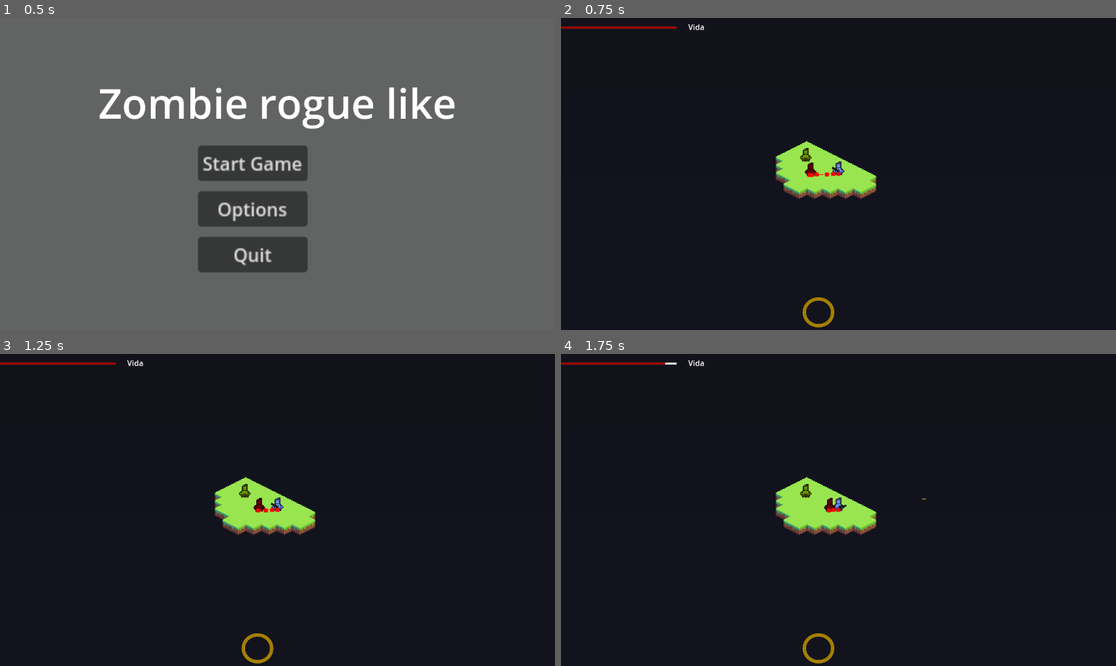
Above: before the commit, frames 1-4 (two rows, left to right).
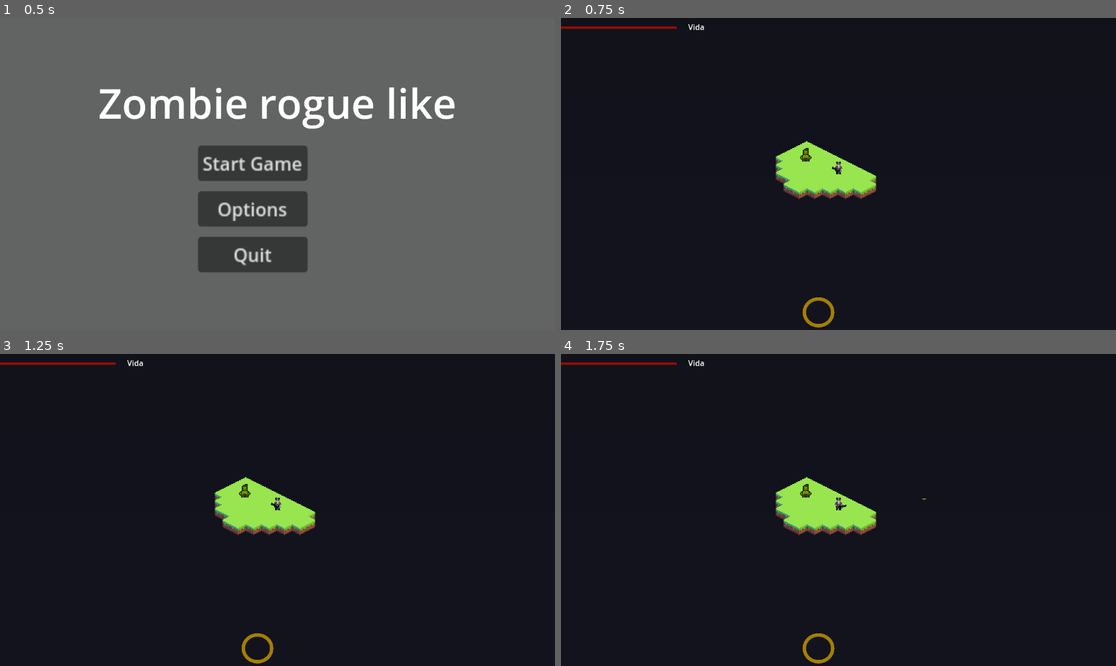
Above: after the commit, the same moments.

Repository: Kennykiller36/project-rogue-zombie
Game: Godot game, scene res://scenes/main_menu_scene/main_menu.tscn
The game is run twice, just before and just after one commit, with the same random seed, the same clock (stepped at 60 frames per second) and the same inputs.
Inputs (mouse positions are in pixels of both pictures, inside the frame that each line leads up to):
- Up to frame 1 (0.5 s): no input
- Up to frame 2 (0.75 s): click "Start Game" at 0.5 s
- Up to frame 3 (1.25 s): no input
- Up to frame 4 (1.75 s): tap Enter at 1.25 s; move the mouse to (960, 494) at 1.27 s; hold C (addHabilidade) from 1.28 s (still down); click (960, 494) at 1.42 s

Frame 1 is identical in both runs. In frame 2, 0.2% of the frame differs, in the area x 43-52%, y 45-52%; in frame 3, 0.1%; in frame 4, 0.1%.

Commit message:
add personagem do prisioneiro e policial

Diff:
--- a/entidades/arma/arma.gd
+++ b/entidades/arma/arma.gd
@@ -1,14 +1,10 @@
 extends Node2D
 
-@export var tipo_arma: int = 1 # 1 = Pistol, 2 = Shotgun
+@export var tipo_arma: int = 1
 @export var weapon_data: WeaponData
 @onready var sprite: Sprite2D = $Sprite2D
 
 var fire_timer: float = 0.0
-
-func _ready() -> void:
-	if weapon_data == null:
-		setup_weapon(tipo_arma)
 
 func setup_weapon(weapon_type: int) -> void:
 	tipo_arma = weapon_type
--- a/entidades/player/player.gd
+++ b/entidades/player/player.gd
@@ -35,19 +35,18 @@
 	else:
 		push_warning("BarraDeHp não encontrada")
 
+
+
 func player_init() -> void:
 	if player_data == null:
 		push_error("PlayerData não atribuído!")
 		return
-
 	saude = player_data.saudeMaxima
 	max_speed = player_data.velocidade
 	acceleration = max_speed / TIME_TO_MAX_SPEED
 	friction = max_speed / TIME_TO_STOP
 	turn_speed = max_speed / TIME_TO_TURN
-
 	componente_sprite.texture = player_data.sprite
-
 	componente_arma.setup_weapon(player_data.armaInicial)
 
 func _physics_process(delta: float) -> void:
@@ -67,24 +66,20 @@
 			velocity -= velocity.normalized() * friction * delta
 			if velocity.length() < min_speed:
 				velocity = Vector2.ZERO
-
 	move_and_slide()
 
 
 func aumentar_vida() -> void:
 	if saude >= player_data.saudeMaxima:
 		return
-
 	saude = min(saude + 10, player_data.saudeMaxima)
 	barra_hp.hp = saude
 
 func diminuir_vida(dano: int) -> void:
 	if saude <= 0:
 		return
-
 	saude = max(saude - dano, 0)
 	barra_hp.hp = saude
-
 	if saude == 0:
 		morrer()
 
@@ -94,16 +89,15 @@
 func aumentar_habilidade() -> void:
 	if carga_habilidade >= 100:
 		return
-
 	carga_habilidade = min(carga_habilidade + 10, 100)
 	barra_habilidade.carga_habilidade = carga_habilidade
 
 func usarHabilidade() -> void:
 	if carga_habilidade < 100:
 		return
-
 	carga_habilidade = 0
 	barra_habilidade.carga_habilidade = carga_habilidade
+	print("A sua habilidade é: "+player_data.habilidadeEspecial)
 
 func _input(event: InputEvent) -> void:
 	if event.is_action_pressed("addHealth"):
--- a/entidades/player/player.tscn
+++ b/entidades/player/player.tscn
@@ -1,7 +1,6 @@
-[gd_scene load_steps=8 format=3 uid="uid://chrmr726s6myt"]
+[gd_scene load_steps=7 format=3 uid="uid://chrmr726s6myt"]
 
 [ext_resource type="Script" uid="uid://c5f7yjum14e4p" path="res://entidades/player/player.gd" id="1_rkbax"]
-[ext_resource type="Resource" uid="uid://c5b22pb2nx8ov" path="res://entidades/player/player1.tres" id="2_hfl1g"]
 [ext_resource type="PackedScene" uid="uid://cg3eyv0nu1nv3" path="res://entidades/arma/arma.tscn" id="4_hfl1g"]
 [ext_resource type="PackedScene" uid="uid://cxt56vn25i6xo" path="res://scenes/HUD/canvas_hud.tscn" id="5_3euvj"]
 
@@ -33,7 +32,6 @@
 collision_mask = 3
 motion_mode = 1
 script = ExtResource("1_rkbax")
-player_data = ExtResource("2_hfl1g")
 
 [node name="CollisionShape2D" type="CollisionShape2D" parent="."]
 shape = SubResource("CircleShape2D_kqu6x")
@@ -41,6 +39,7 @@
 [node name="SpritePlayer" type="Sprite2D" parent="."]
 texture_filter = 1
 position = Vector2(0, -6)
+scale = Vector2(0.035924938, 0.035924938)
 
 [node name="CanvasHud" parent="." instance=ExtResource("5_3euvj")]
 
--- a/entidades/player/player1.tres
+++ /dev/null
@@ -1,13 +0,0 @@
-[gd_resource type="Resource" script_class="PlayerData" load_steps=3 format=3 uid="uid://c5b22pb2nx8ov"]
-
-[ext_resource type="Script" uid="uid://bgh1681waghfl" path="res://entidades/player/player_data.gd" id="1_d4x6c"]
-[ext_resource type="Texture2D" uid="uid://dk8cy5t0xs3nx" path="res://sprites/personagens_principais/player.png" id="2_qwv7d"]
-
-[resource]
-script = ExtResource("1_d4x6c")
-ID = "1"
-saudeMaxima = 100
-habilidadeEspecial = "DizerOlaMundo"
-velocidade = 20.0
-sprite = ExtResource("2_qwv7d")
-armaInicial = 1
--- /dev/null
+++ b/entidades/player/policial.tres
@@ -0,0 +1,13 @@
+[gd_resource type="Resource" script_class="PlayerData" load_steps=3 format=3 uid="uid://c5b22pb2nx8ov"]
+
+[ext_resource type="Script" uid="uid://bgh1681waghfl" path="res://entidades/player/player_data.gd" id="1_ecank"]
+[ext_resource type="Texture2D" uid="uid://b1pquuwgig0g6" path="res://sprites/personagens_principais/Policial_Martin.png" id="2_amcdb"]
+
+[resource]
+script = ExtResource("1_ecank")
+ID = "1"
+saudeMaxima = 100
+habilidadeEspecial = "DizerOlaPolicial"
+velocidade = 20.0
+sprite = ExtResource("2_amcdb")
+armaInicial = 1
--- /dev/null
+++ b/entidades/player/prisioneiro.tres
@@ -0,0 +1,13 @@
+[gd_resource type="Resource" script_class="PlayerData" load_steps=3 format=3 uid="uid://c3xb0fjmpumj8"]
+
+[ext_resource type="Script" uid="uid://bgh1681waghfl" path="res://entidades/player/player_data.gd" id="1_00bkn"]
+[ext_resource type="Texture2D" uid="uid://cey3nm07q1xyr" path="res://sprites/personagens_principais/Prisioneiro_Enzo.png" id="2_52gam"]
+
+[resource]
+script = ExtResource("1_00bkn")
+ID = "1"
+saudeMaxima = 100
+habilidadeEspecial = "DizerOlaPrisioneiro"
+velocidade = 20.0
+sprite = ExtResource("2_52gam")
+armaInicial = 2
--- a/scenes/test_scene/test_scene.tscn
+++ b/scenes/test_scene/test_scene.tscn
@@ -4,8 +4,8 @@
 [ext_resource type="Script" uid="uid://q7y4enmoao35" path="res://scenes/test_scene/game_scene_controller.gd" id="1_l4ihe"]
 [ext_resource type="Script" uid="uid://bvbd48pvuv0np" path="res://scenes/test_scene/tile_map_layer.gd" id="2_qicnp"]
 [ext_resource type="PackedScene" uid="uid://chrmr726s6myt" path="res://entidades/player/player.tscn" id="3_xkp7d"]
+[ext_resource type="Resource" uid="uid://c5b22pb2nx8ov" path="res://entidades/player/policial.tres" id="5_vrddd"]
 [ext_resource type="PackedScene" uid="uid://bwk1s1m7hif1b" path="res://scenes/aba_dialogos/ui_dialogo.tscn" id="6_vrddd"]
-[ext_resource type="PackedScene" uid="uid://8hjx4iv8ysv0" path="res://entidades/zumbi/zumbi.tscn" id="7_ork3v"]
 [ext_resource type="PackedScene" uid="uid://qf84jogtbtmc" path="res://entidades/npc_dialogo/npc_da_run.tscn" id="7_vrddd"]
 
 [sub_resource type="NavigationPolygon" id="NavigationPolygon_wgdak"]
@@ -59,6 +59,7 @@
 
 [node name="Player" parent="." instance=ExtResource("3_xkp7d")]
 position = Vector2(17, -26)
+player_data = ExtResource("5_vrddd")
 
 [node name="Camera2D" type="Camera2D" parent="Player"]
 zoom = Vector2(2, 2)
@@ -84,6 +85,3 @@
 offset_top = -29.0
 offset_right = 29.0
 offset_bottom = 29.0
-
-[node name="Zumbi" parent="." instance=ExtResource("7_ork3v")]
-position = Vector2(-15, -25)
Binary file added: sprites/personagens_principais/Policial_Martin.png
Not shown, added: sprites/personagens_principais/Policial_Martin.png.import
Binary file added: sprites/personagens_principais/Prisioneiro_Enzo.png
Not shown, added: sprites/personagens_principais/Prisioneiro_Enzo.png.import
